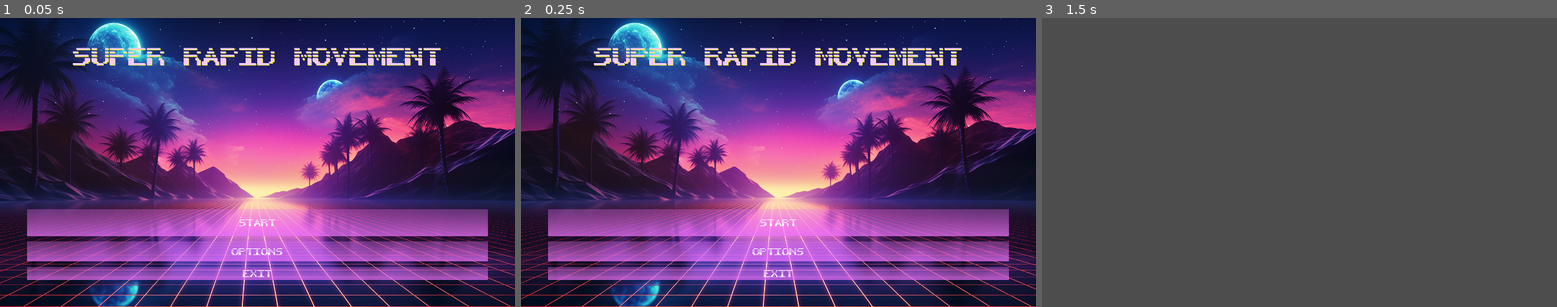
Above: before the commit, frames 1-3 (left to right).
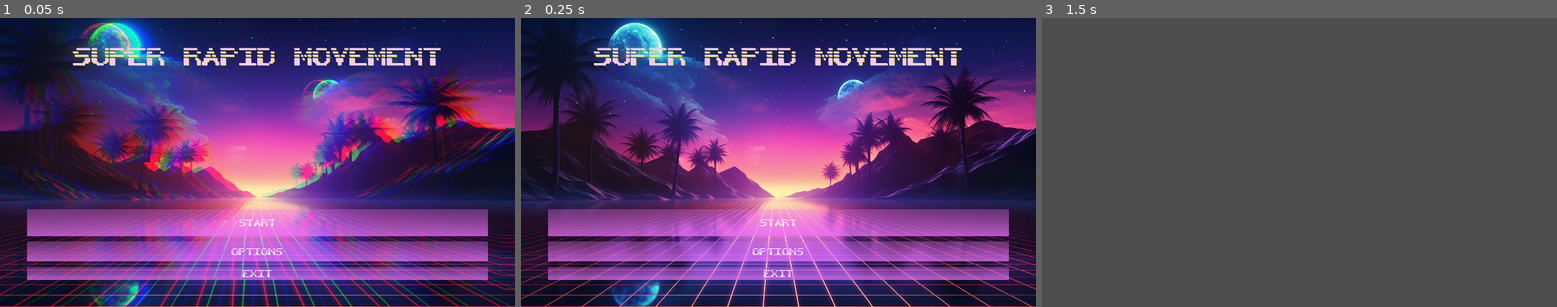
Above: after the commit, the same moments.

Repository: Garlic-Games/mini-jame-gam-26
Game: Godot game, scene res://scenes/dev/Tomeu.tscn
Same seed, same stepped clock (60 frames per second), same inputs: the game is played once before the commit and once after it. This scene is started directly instead of the project's main scene.
Inputs:
- Up to frame 1 (0.05 s): no input
- Up to frame 2 (0.25 s): no input
- Up to frame 3 (1.5 s): click "Start" at 0.5 s; tap Enter at 1.25 s; hold D (turn_right) from 1.28 s (still down)

The runs differ from the first frame. In frame 1, 26% of the frame differs, in the area x 0-100%, y 0-100%; in frame 2, nothing differs; in frame 3, nothing differs.

Commit message:
Added glitch effect

Diff:
--- /dev/null
+++ b/art/shaders/glitch.gdshader
@@ -0,0 +1,49 @@
+/*
+	Glitch Effect Shader by Yui Kinomoto @arlez80
+	MIT License
+*/
+
+shader_type canvas_item;
+uniform sampler2D SCREEN_TEXTURE: hint_screen_texture, filter_linear_mipmap;
+// 振動の強さ
+uniform float shake_power = 0.03;
+// 振動率
+uniform float shake_rate : hint_range( 0.0, 1.0 ) = 0.2;
+// 振動速度
+uniform float shake_speed = 5.0;
+// 振動ブロックサイズ
+uniform float shake_block_size = 30.5;
+// 色の分離率
+uniform float shake_color_rate : hint_range( 0.0, 1.0 ) = 0.01;
+
+float random( float seed )
+{
+	return fract( 543.2543 * sin( dot( vec2( seed, seed ), vec2( 3525.46, -54.3415 ) ) ) );
+}
+
+void fragment( )
+{
+	float enable_shift = float(
+		random( trunc( TIME * shake_speed ) ) < shake_rate
+	);
+
+	vec2 fixed_uv = SCREEN_UV;
+	fixed_uv.x += (
+		random(
+			(trunc(SCREEN_UV.y * shake_block_size )
+		/ shake_block_size )
+	+ TIME) - 0.5) * shake_power * enable_shift;
+
+	vec4 pixel_color = textureLod( SCREEN_TEXTURE, fixed_uv, 0.0 );
+	pixel_color.r = mix(
+		pixel_color.r
+	,	textureLod( SCREEN_TEXTURE, fixed_uv + vec2( shake_color_rate, 0.0 ), 0.0 ).r
+	,	enable_shift
+	);
+	pixel_color.b = mix(
+		pixel_color.b
+	,	textureLod( SCREEN_TEXTURE, fixed_uv + vec2( -shake_color_rate, 0.0 ), 0.0 ).b
+	,	enable_shift
+	);
+	COLOR = pixel_color;
+}
--- a/art/theme/main.tres
+++ b/art/theme/main.tres
@@ -1,8 +1,8 @@
 [gd_resource type="Theme" load_steps=4 format=3 uid="uid://dpqda1rl4km7n"]
 
-[ext_resource type="StyleBox" uid="uid://dgb8ntt3jssog" path="res://art/mainMenu/buttonArea.tres" id="1_16374"]
+[ext_resource type="StyleBox" uid="uid://dgb8ntt3jssog" path="res://art/theme/buttonArea.tres" id="1_16374"]
 [ext_resource type="FontFile" uid="uid://dvxlgpgvvlyx" path="res://art/fonts/SyntheticText.ttf" id="1_a7uar"]
-[ext_resource type="StyleBox" uid="uid://c6wpjddllpb45" path="res://art/mainMenu/buttonAreaHover.tres" id="1_vb3tv"]
+[ext_resource type="StyleBox" uid="uid://c6wpjddllpb45" path="res://art/theme/buttonAreaHover.tres" id="1_vb3tv"]
 
 [resource]
 default_font = ExtResource("1_a7uar")
--- a/prefabs/mainMenu/main_menu.tscn
+++ b/prefabs/mainMenu/main_menu.tscn
@@ -1,9 +1,23 @@
-[gd_scene load_steps=5 format=3 uid="uid://bkwmiu271cxf8"]
+[gd_scene load_steps=9 format=3 uid="uid://bkwmiu271cxf8"]
 
 [ext_resource type="Script" path="res://scripts/mainMenu/main_menu.gd" id="1_8805b"]
-[ext_resource type="Texture2D" uid="uid://w246lk2eqrg" path="res://art/mainMenu/vaporwave-background-10.png" id="1_tu1xq"]
+[ext_resource type="Texture2D" uid="uid://w246lk2eqrg" path="res://art/backgrounds/vaporwave-background-10.png" id="1_tu1xq"]
 [ext_resource type="Theme" uid="uid://dpqda1rl4km7n" path="res://art/theme/main.tres" id="2_f3fat"]
 [ext_resource type="PackedScene" uid="uid://eo18yjsvfw7e" path="res://scenes/main.tscn" id="2_v7yms"]
+[ext_resource type="Shader" path="res://art/shaders/glitch.gdshader" id="4_5f5nj"]
+
+[sub_resource type="ShaderMaterial" id="ShaderMaterial_dfff5"]
+shader = ExtResource("4_5f5nj")
+shader_parameter/shake_power = 0.015
+shader_parameter/shake_rate = 0.02
+shader_parameter/shake_speed = 4.0
+shader_parameter/shake_block_size = 10.0
+shader_parameter/shake_color_rate = 0.02
+
+[sub_resource type="Gradient" id="Gradient_ygmua"]
+
+[sub_resource type="GradientTexture2D" id="GradientTexture2D_sg87k"]
+gradient = SubResource("Gradient_ygmua")
 
 [node name="MainMenu" type="CanvasLayer"]
 script = ExtResource("1_8805b")
@@ -25,6 +39,11 @@
 clip_contents = true
 layout_mode = 2
 texture = ExtResource("1_tu1xq")
+
+[node name="TextureRect" type="TextureRect" parent="AspectRatioContainer/PanelContainer"]
+material = SubResource("ShaderMaterial_dfff5")
+layout_mode = 2
+texture = SubResource("GradientTexture2D_sg87k")
 
 [node name="MarginContainer" type="MarginContainer" parent="AspectRatioContainer/PanelContainer"]
 layout_mode = 2
--- a/project.godot
+++ b/project.godot
@@ -23,12 +23,6 @@
 [dotnet]
 
 project/assembly_name="Mini-jame-gam-26"
-
-[rendering]
-
-renderer/rendering_method="gl_compatibility"
-renderer/rendering_method.mobile="gl_compatibility"
-
 
 [input]
 
@@ -66,3 +60,8 @@
 , Object(InputEventJoypadButton,"resource_local_to_scene":false,"resource_name":"","device":0,"button_index":6,"pressure":0.0,"pressed":false,"script":null)
 ]
 }
+
+[rendering]
+
+renderer/rendering_method="gl_compatibility"
+renderer/rendering_method.mobile="gl_compatibility"
Renamed: art/mainMenu/vaporwave-background-10.png -> art/backgrounds/vaporwave-background-10.png
Not shown, changed: art/backgrounds/vaporwave-background-10.png.import
Renamed: art/mainMenu/buttonArea.tres -> art/theme/buttonArea.tres
Renamed: art/mainMenu/buttonAreaHover.tres -> art/theme/buttonAreaHover.tres
